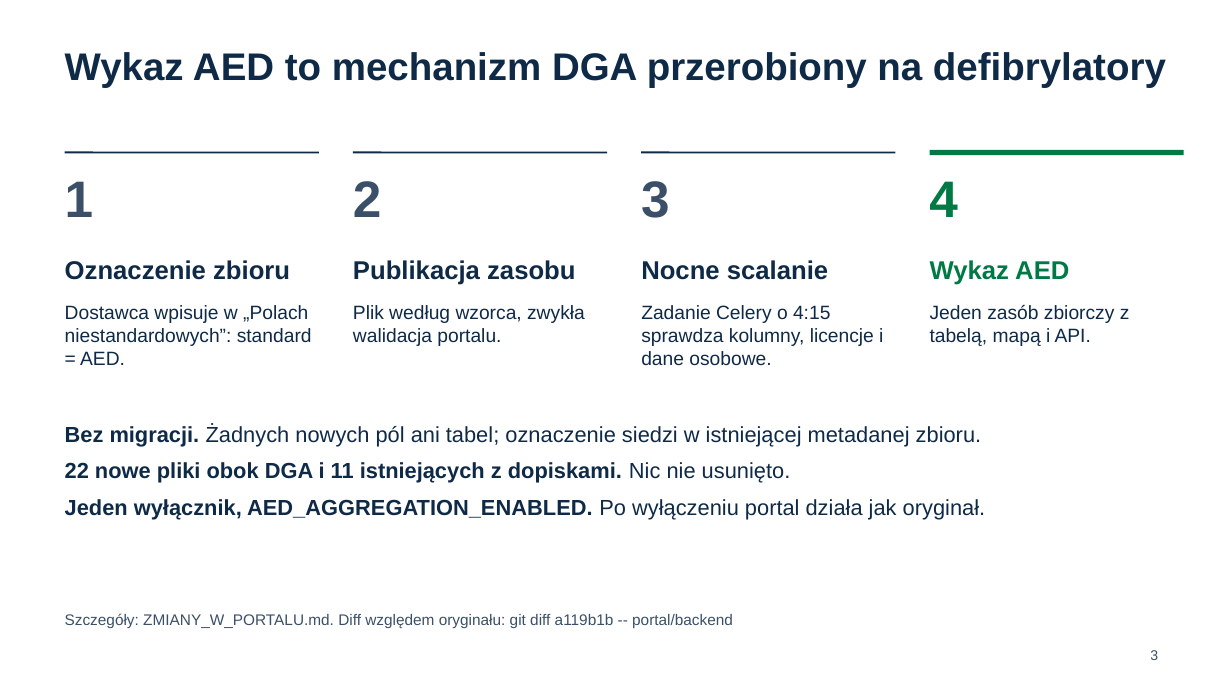
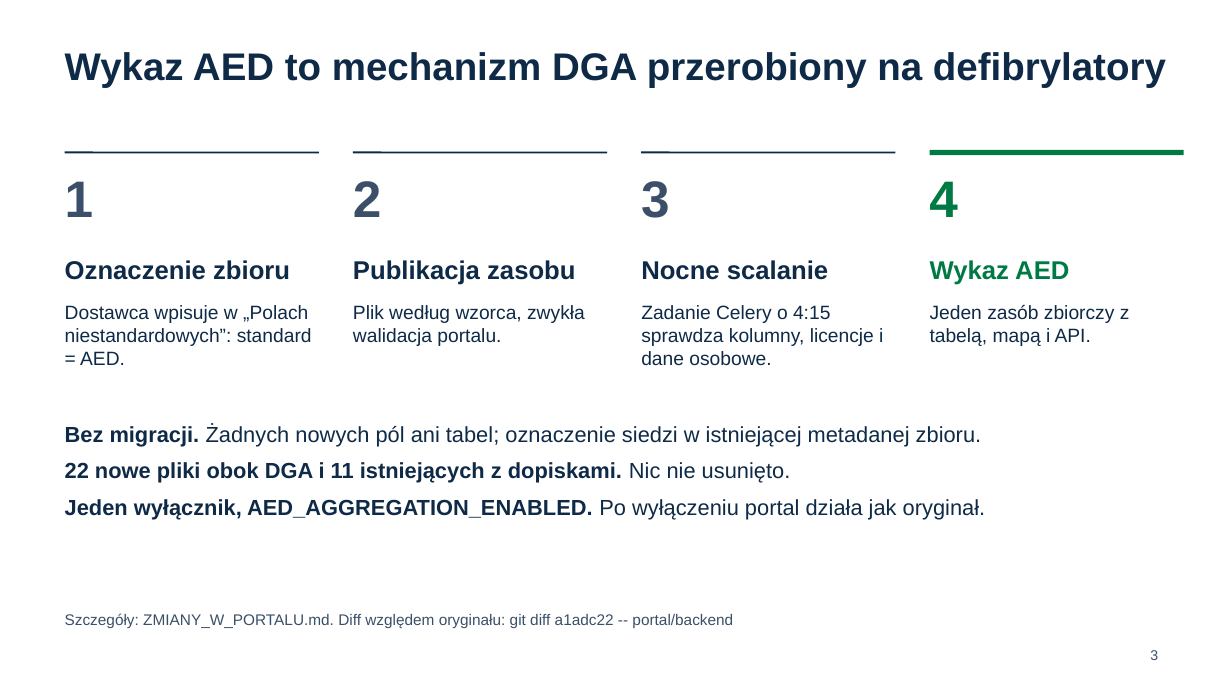
Before and after one commit to Bleidhu/Hack_Nation_2026_Open_AED, a slide deck: slide 3 of ZGLOSZENIE/prezentacja/dane_przezycie_prezentacja.pptx. Drawn at 1232x693 pixels with LibreOffice and Linux fonts; fonts in the diff are those of the drawing. Boxes give left, top, right and bottom in pixels: in the first picture for what was removed or moved away, otherwise in the second. Text is boxed around its words. In the diff, an @@ line names an element or a change of style, - is before the commit and + after.

```diff
--- a/ZGLOSZENIE/prezentacja/dane_przezycie_prezentacja.pptx
+++ b/ZGLOSZENIE/prezentacja/dane_przezycie_prezentacja.pptx
@@ text at [65,613,733,628]: text changed @@
-Szczegóły: ZMIANY_W_PORTALU.md. Diff względem oryginału: git diff a119b1b -- portal/backend
+Szczegóły: ZMIANY_W_PORTALU.md. Diff względem oryginału: git diff a1adc22 -- portal/backend
```
Also in this commit, not shown: 19 other files.
